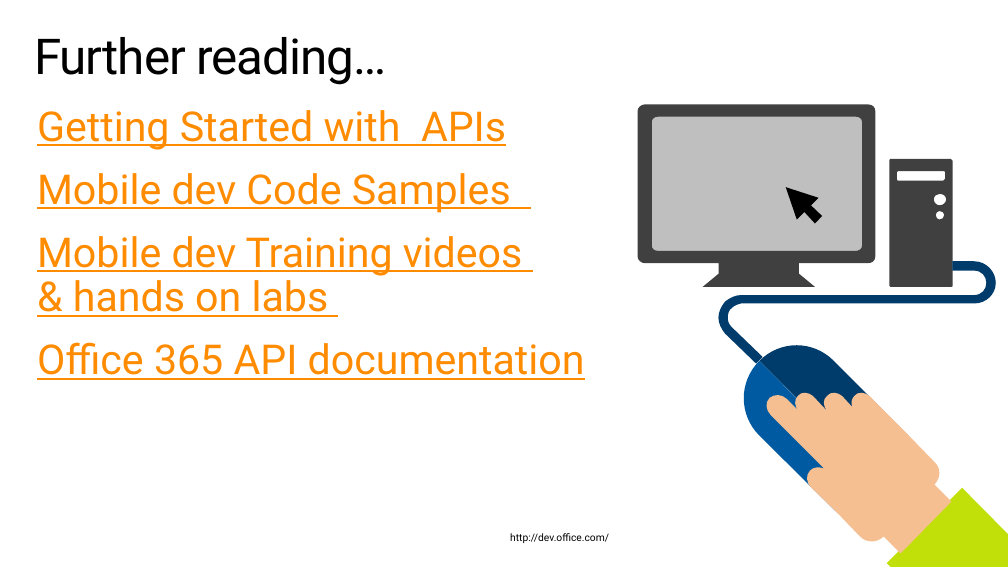
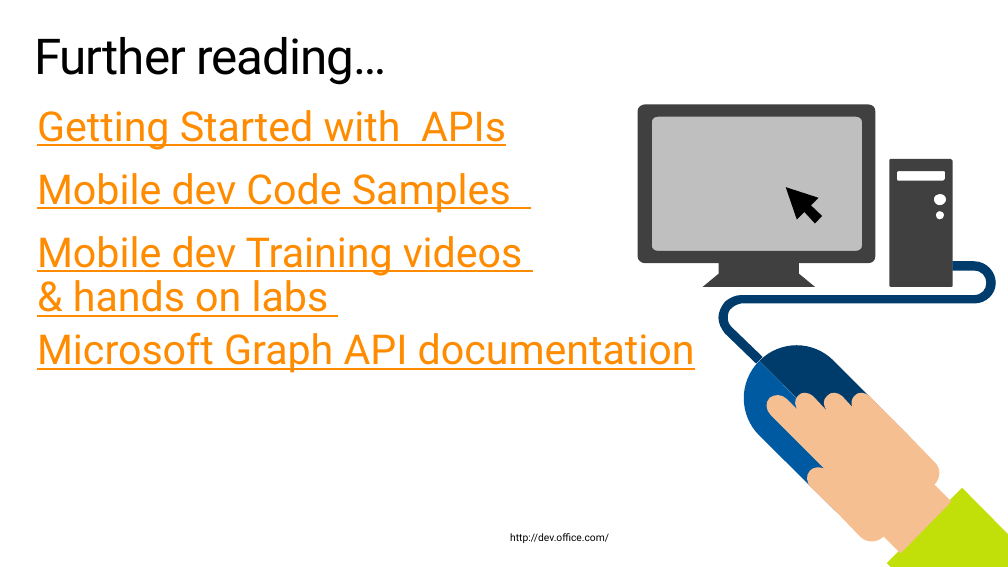
Before and after one commit to fabbbiob/TrainingContent, a slide deck: slide 27 of O3651/O3651-6 Mobile/O3651-6 Getting started with Mobile Development with Office 365.pptx (slide 28 before the commit). Drawn at 1008x567 pixels with LibreOffice and Linux fonts; fonts in the diff are those of the drawing; background and template pictures are left out. Boxes give left, top, right and bottom in pixels: in the first picture for what was removed or moved away, otherwise in the second. Text is boxed around its words. In the diff, an @@ line names an element or a change of style, - is before the commit and + after.

```diff
--- a/O3651/O3651-6 Mobile/O3651-6 Getting started with Mobile Development with Office 365.pptx
+++ b/O3651/O3651-6 Mobile/O3651-6 Getting started with Mobile Development with Office 365.pptx
@@ text at <box>37,332,695,373</box>: text changed @@
-Office 365 API documentation
+Microsoft Graph API documentation
```
Also in this commit, not shown: 5 other slides changed, 1 slide removed, 1 other file.
